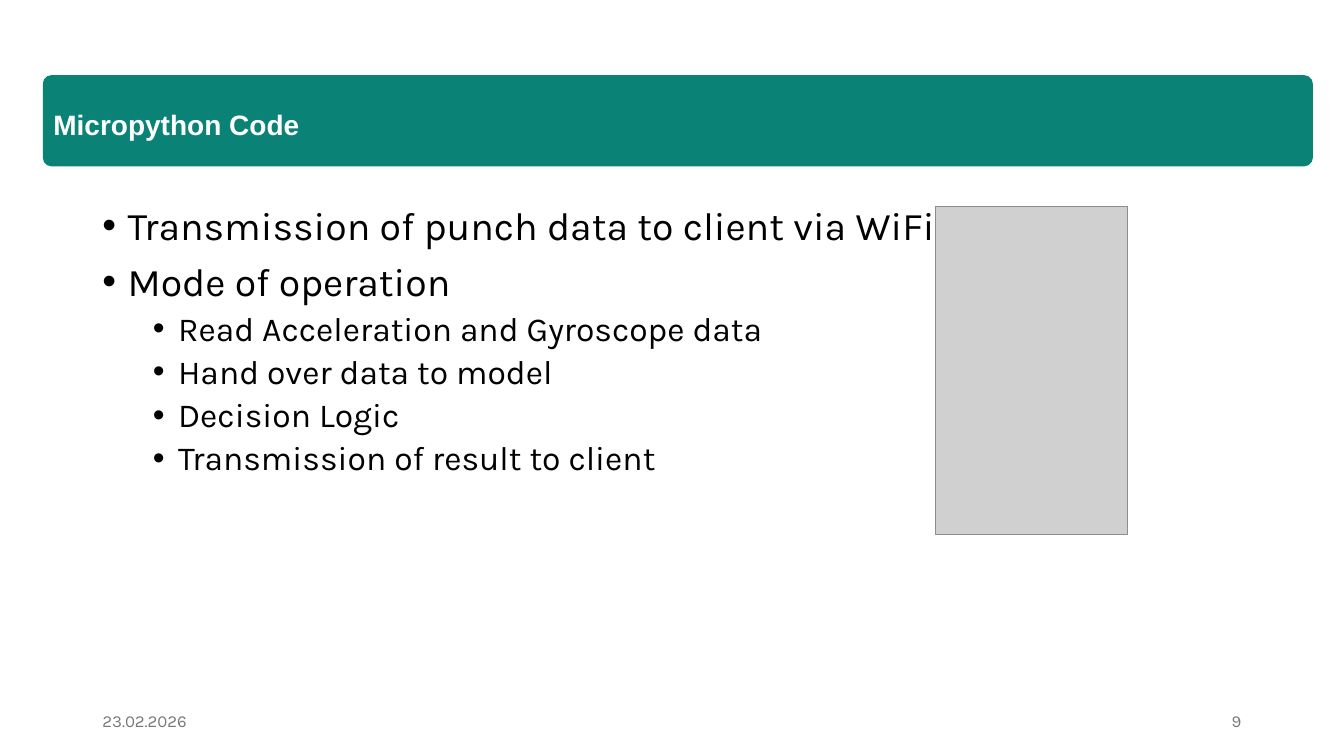
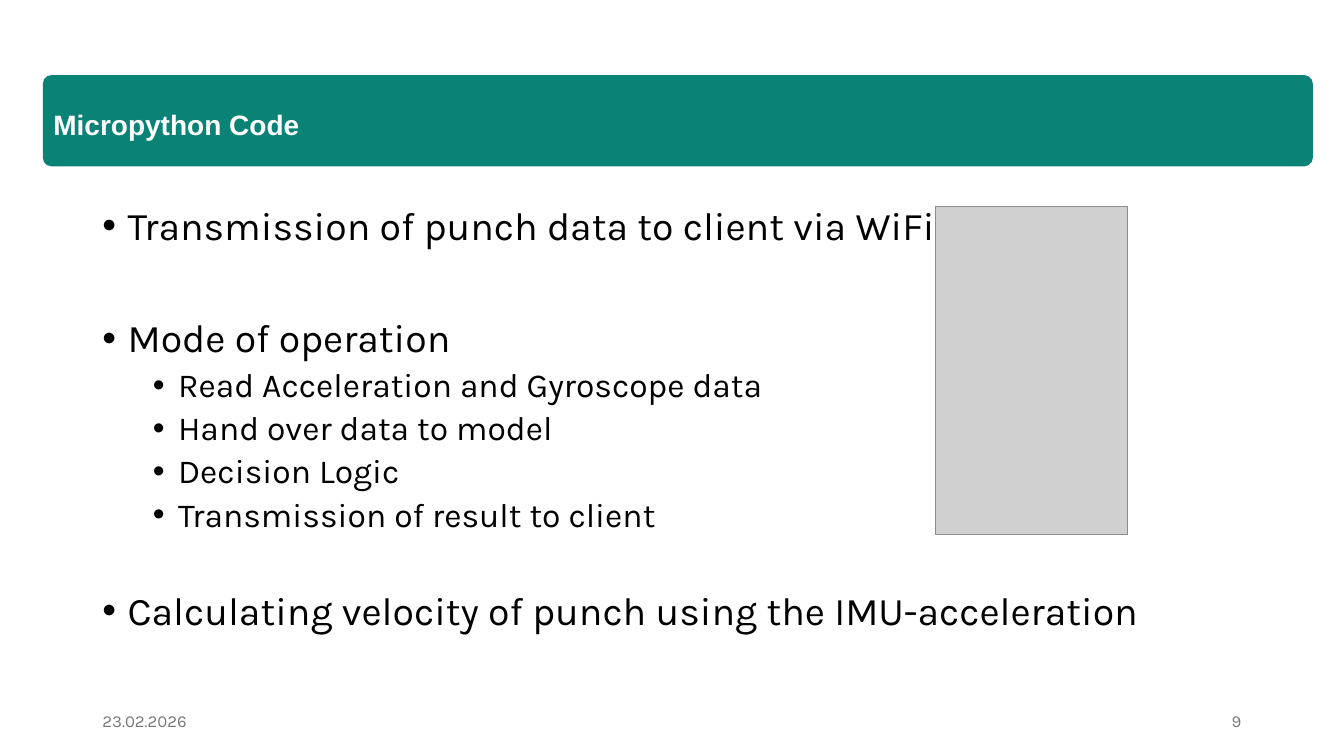
Before and after one commit to e12413440/micropython-hands-on-course, a slide deck: slide 9 of report/Präsentation_final.pptx. Drawn at 1344x756 pixels with LibreOffice and Linux fonts; fonts in the diff are those of the drawing; grey boxes stand for pictures. Boxes give left, top, right and bottom in pixels: in the first picture for what was removed or moved away, otherwise in the second. Text is boxed around its words. In the diff, an @@ line names an element or a change of style, - is before the commit and + after.

```diff
--- a/report/Präsentation_final.pptx
+++ b/report/Präsentation_final.pptx
@@ text at box(128, 598, 1138, 635): paragraph added @@
+• Calculating velocity of punch using the IMU-acceleration
```
Also in this commit, not shown: 4 other slides changed.
